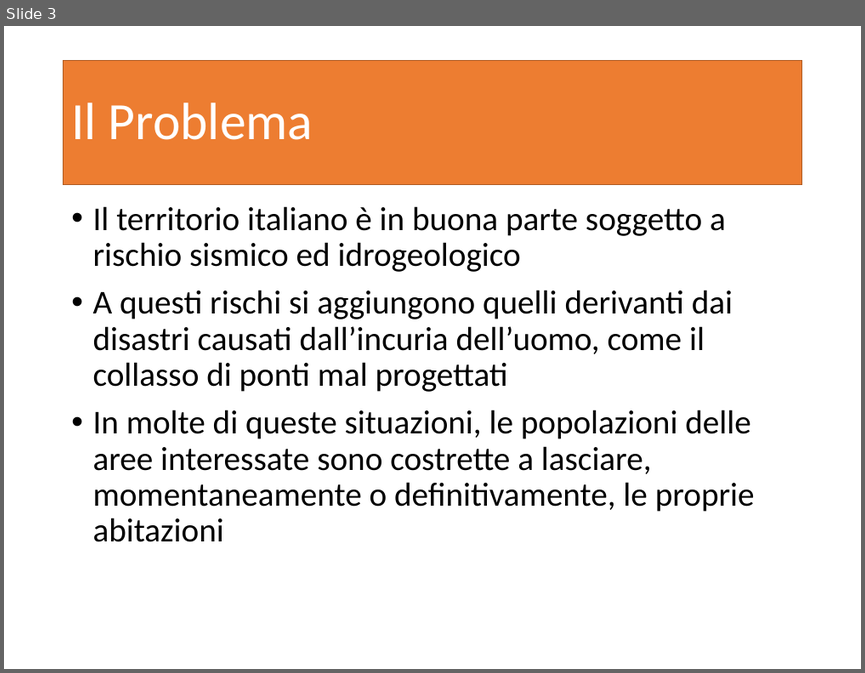
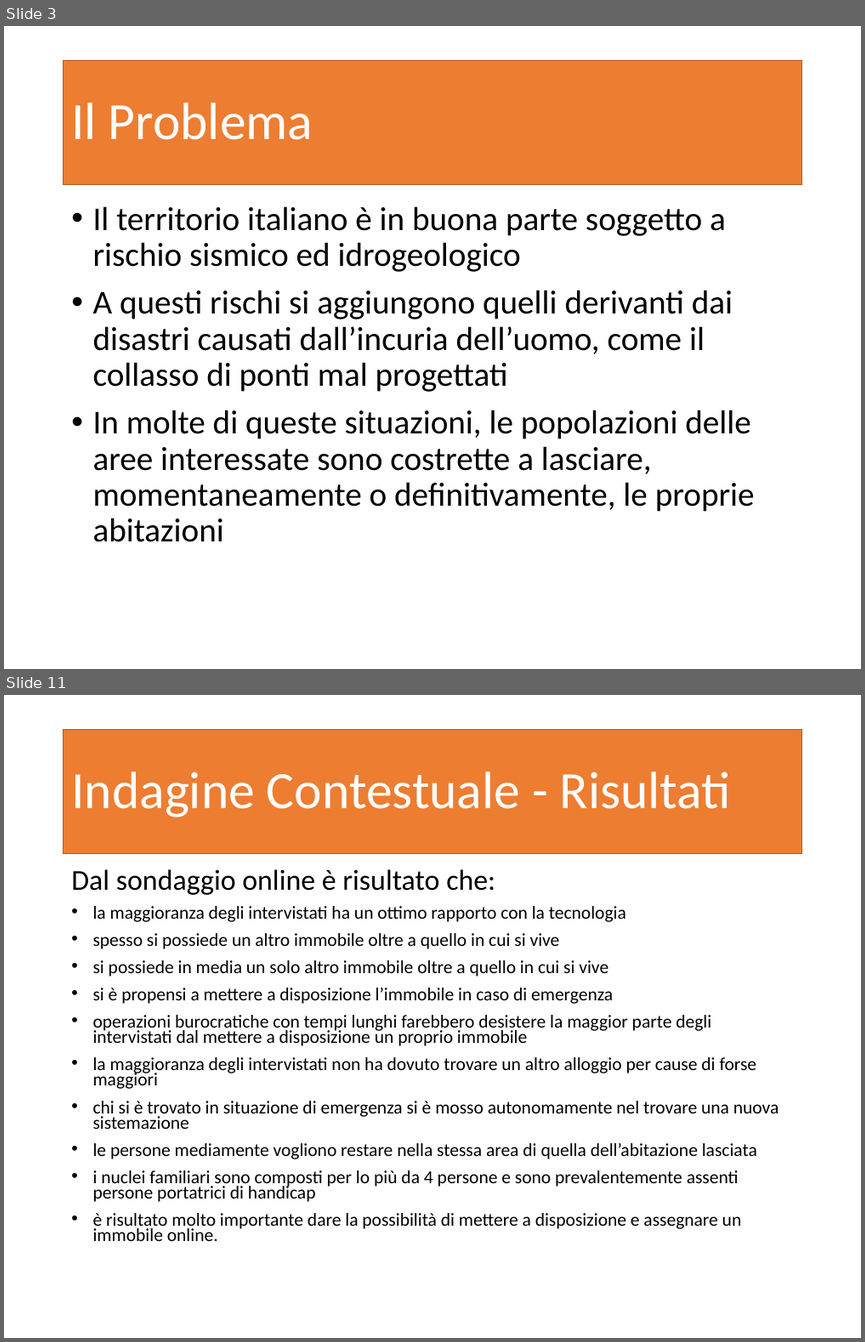
Before and after one commit to garjilius/ShareMyHouse, a slide deck: Documentazione/PresentazioneShareMyHouse.pptx. Shown one above the other, each under a label of ours: slide 3 before the commit, slides 3 and 11 after it; the slides between them are not shown. The pictures are 865x673 and 865x1342 pixels, drawn with LibreOffice and Linux fonts; fonts in the diff are those of the drawing. Boxes give left, top, right and bottom in pixels: in the first picture for what was removed or moved away, otherwise in the second. Text is boxed around its words. In the diff, an @@ line names an element or a change of style, - is before the commit and + after.

Commit message:
Parte di Analisi del Problema nella presentazione

```diff
--- a/Documentazione/PresentazioneShareMyHouse.pptx
+++ b/Documentazione/PresentazioneShareMyHouse.pptx
@@ slide 11 added at <box>4,695,861,1338</box>, background #FFFFFF @@
@@ title added at <box>64,729,801,853</box>, fill #ED7D31, outline #AF5C24 1 pt, 44 pt, text #FFFFFF @@
+Indagine Contestuale - Risultati
@@ text added at <box>71,869,779,1241</box>, 15.4 pt, text #000000 @@
+Dal sondaggio online è risultato che:
+• la maggioranza degli intervistati ha un ottimo rapporto con la tecnologia
+• spesso si possiede un altro immobile oltre a quello in cui si vive
+• si possiede in media un solo altro immobile oltre a quello in cui si vive
+• si è propensi a mettere a disposizione l’immobile in caso di emergenza
+• operazioni burocratiche con tempi lunghi farebbero desistere la maggior parte degli intervistati dal mettere a disposizione un proprio immobile
+• la maggioranza degli intervistati non ha dovuto trovare un altro alloggio per cause di forse maggiori
+• chi si è trovato in situazione di emergenza si è mosso autonomamente nel trovare una nuova sistemazione
+• le persone mediamente vogliono restare nella stessa area di quella dell’abitazione lasciata
+• i nuclei familiari sono composti per lo più da 4 persone e sono prevalentemente assenti persone portatrici di handicap
+• è risultato molto importante dare la possibilità di mettere a disposizione e assegnare un immobile online.
```
Also in this commit, not shown: 1 slide changed, 15 other slides added, 2 other files.
